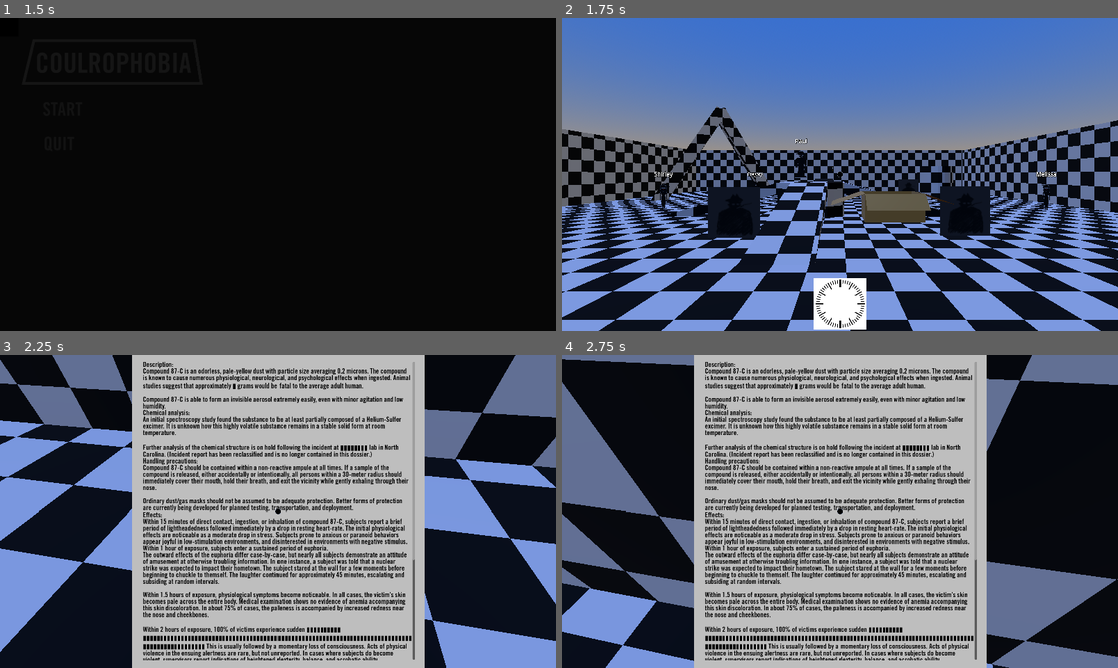
Above: before the commit, frames 1-4 (two rows, left to right).
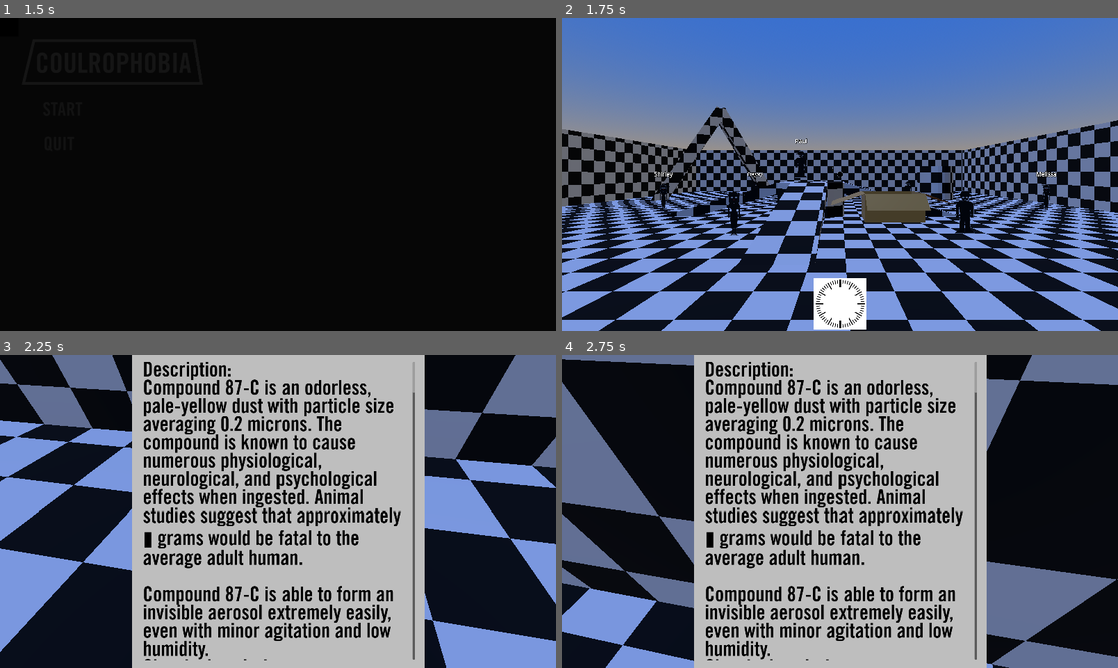
Above: after the commit, the same moments.

Repository: apet2929/brackeys-jam-16
Game: Godot game, scene res://scenes/main_menu.tscn
Same seed, same stepped clock (60 frames per second), same inputs: the game is played once before the commit and once after it. Video files are missing from this copy of the repository; at most half a second of black plays in their place.
Inputs (mouse positions are in pixels of both pictures, inside the frame that each line leads up to):
- Up to frame 1 (1.5 s): click "START" at 0.5 s; click "START" at 1.25 s
- Up to frame 2 (1.75 s): no input
- Up to frame 3 (2.25 s): move the mouse to (305, 511) at 2.02 s; hold W (forward) from 2.03 s (still down); hold Tab (tab) from 2.03 s (still down); right-click (305, 511) at 2.1 s; click (305, 511) at 2.17 s
- Up to frame 4 (2.75 s): keep holding W (forward); keep holding Tab (tab); tap Space (jump) at 2.27 s

Frame 1 is identical in both runs. In frame 2, 1.3% of the frame differs, in the area x 26-77%, y 51-71%; in frame 3, 20%, in the area x 25-75%, y 2-98%; in frame 4, 20%.

Commit message:
Ending implemented

Diff:
--- a/project.godot
+++ b/project.godot
@@ -64,6 +64,7 @@
 interact={
 "deadzone": 0.2,
 "events": [Object(InputEventMouseButton,"resource_local_to_scene":false,"resource_name":"","device":-1,"window_id":0,"a …(257 unchanged characters)…
+, Object(InputEventMouseButton,"resource_local_to_scene":false,"resource_name":"","device":-1,"window_id":0,"alt_pressed":false,"shift_pressed":false,"ctrl_pressed":false,"meta_pressed":false,"button_mask":1,"position":Vector2(124, 21),"global_position":Vector2(133, 69),"factor":1.0,"button_index":1,"canceled":false,"pressed":true,"double_click":false,"script":null)
 ]
 }
 crouch={
--- a/scenes/main.tscn
+++ b/scenes/main.tscn
@@ -72,6 +72,9 @@
 [node name="Main" type="Node3D" unique_id=733717212]
 script = ExtResource("1_o5qli")
 
+[node name="fade_transition" parent="." unique_id=15383382 instance=ExtResource("2_eb6dy")]
+visible = false
+
 [node name="UI" type="Control" parent="." unique_id=1313477241]
 unique_name_in_owner = true
 process_mode = 3
@@ -132,7 +135,7 @@
 grow_vertical = 2
 theme = ExtResource("4_0ld40")
 theme_override_colors/default_color = Color(0, 0, 0, 1)
-theme_override_font_sizes/normal_font_size = 24
+theme_override_font_sizes/normal_font_size = 70
 text = "Description:
 Compound 87-C is an odorless, pale-yellow dust with particle size averaging 0.2 microns. The compound is known to cause numerous physiological, neurological, and psychological effects when ingested. Animal studies suggest that approximately ▮ grams would be fatal to the average adult human.
 
@@ -161,6 +164,58 @@
 On August 23, 1953, a copy of indecent report 87-C-NC1 was reported missing from a secure compartmentalized information …(573 unchanged characters)…
 "
 
+[node name="EndScreen" type="ColorRect" parent="UI" unique_id=993794003]
+unique_name_in_owner = true
+visible = false
+layout_mode = 1
+anchors_preset = 15
+anchor_right = 1.0
+anchor_bottom = 1.0
+grow_horizontal = 2
+grow_vertical = 2
+color = Color(0.74509805, 0.74509805, 0.74509805, 1)
+
+[node name="EndTitle" type="Label" parent="UI/EndScreen" unique_id=263905110]
+unique_name_in_owner = true
+visible = false
+layout_mode = 1
+anchors_preset = 13
+anchor_left = 0.5
+anchor_right = 0.5
+anchor_bottom = 1.0
+offset_left = -569.0
+offset_top = 99.0
+offset_right = 574.0
+offset_bottom = -40.0
+grow_horizontal = 2
+grow_vertical = 2
+theme = ExtResource("4_0ld40")
+theme_override_colors/font_color = Color(0, 0, 0, 1)
+text = "Congratulations"
+horizontal_alignment = 1
+
+[node name="EndText" type="Label" parent="UI/EndScreen" unique_id=1071001341]
+unique_name_in_owner = true
+visible = false
+custom_minimum_size = Vector2(100, 100)
+layout_mode = 1
+anchors_preset = 13
+anchor_left = 0.5
+anchor_right = 0.5
+anchor_bottom = 1.0
+offset_left = -553.0
+offset_top = 275.0
+offset_right = 556.0
+offset_bottom = -72.0
+grow_horizontal = 2
+grow_vertical = 2
+theme = ExtResource("4_0ld40")
+theme_override_colors/font_color = Color(0, 0, 0, 1)
+theme_override_font_sizes/font_size = 70
+text = "You win you win you win you win you "
+horizontal_alignment = 1
+autowrap_mode = 2
+
 [node name="Player" parent="." unique_id=1432795309 instance=ExtResource("3_jyhfs")]
 unique_name_in_owner = true
 transform = Transform3D(1, 0, 0, 0, 1, 0, 0, 0, 1, -1.1561297, -1.8304473, 16.073414)
@@ -203,7 +258,6 @@
 
 [node name="Paul" parent="." unique_id=2075161850 groups=["interactable"] instance=ExtResource("6_o6xl0")]
 transform = Transform3D(-1, 0, -8.742278e-08, 0, 1, 0, 8.742278e-08, 0, -1, -3.7587123, -0.2755193, 0)
-speed = 5
 npc_name = "Paul"
 texture = ExtResource("11_jbj1t")
 nav_group_name = "nav_group_1"
@@ -211,7 +265,6 @@
 
 [node name="Shirley" parent="." unique_id=2069918465 groups=["interactable"] instance=ExtResource("6_o6xl0")]
 transform = Transform3D(-0.63916266, 0, -0.76907164, 0, 1, 0, 0.76907164, 0, -0.63916266, -13.056808, -2.5638976, 0)
-speed = 5
 npc_name = "Shirley"
 texture = ExtResource("12_jkv2x")
 nav_group_name = "nav_group_1"
@@ -219,7 +272,6 @@
 
 [node name="Gregory" parent="." unique_id=765834564 groups=["interactable"] instance=ExtResource("6_o6xl0")]
 transform = Transform3D(-0.9353352, 0, 0.35376275, 0, 1, 0, -0.35376275, 0, -0.9353352, -9.591292, -2.5638976, -7.5988407)
-speed = 5
 npc_name = "Gregory"
 texture = ExtResource("11_jbj1t")
 nav_group_name = "nav_group_1"
@@ -227,7 +279,6 @@
 
 [node name="Melissa" parent="." unique_id=1184566875 groups=["interactable"] instance=ExtResource("6_o6xl0")]
 transform = Transform3D(0.863735, 0, 0.5039462, 0, 1, 0, -0.5039462, 0, 0.863735, 12.760259, -2.5638976, 0)
-speed = 5
 npc_name = "Melissa"
 texture = ExtResource("12_jkv2x")
 nav_group_name = "nav_group_1"
@@ -235,27 +286,27 @@
 
 [node name="npc5" parent="." unique_id=379208571 groups=["interactable"] instance=ExtResource("6_o6xl0")]
 transform = Transform3D(0.8558364, 0, -0.51724666, 0, 1, 0, 0.51724666, 0, 0.8558364, -5.3361063, -2.5638976, 6.660204)
-speed = 5
+texture = ExtResource("12_jkv2x")
 nav_group_name = "nav_group_1"
 
 [node name="npc6" parent="." unique_id=1437014231 groups=["interactable"] instance=ExtResource("6_o6xl0")]
 transform = Transform3D(0.999576, 0, -0.029119164, 0, 1, 0, 0.029119164, 0, 0.999576, 3.9465466, -2.5638976, 6.3275394)
-speed = 5
+texture = ExtResource("11_jbj1t")
 nav_group_name = "nav_group_1"
 
 [node name="npc7" parent="." unique_id=6609789 groups=["interactable"] instance=ExtResource("6_o6xl0")]
 transform = Transform3D(-0.9758243, 0, -0.2185565, 0, 1, 0, 0.2185565, 0, -0.9758243, 5.6871934, -2.5638967, -7.914255)
-speed = 5
+texture = ExtResource("11_jbj1t")
 nav_group_name = "nav_group_1"
 
 [node name="npc8" parent="." unique_id=558792318 groups=["interactable"] instance=ExtResource("6_o6xl0")]
 transform = Transform3D(-0.83088654, 0, -0.5564419, 0, 1, 0, 0.5564419, 0, -0.83088654, -2.9630713, -2.5638976, -11.398418)
-speed = 5
+texture = ExtResource("11_jbj1t")
 nav_group_name = "nav_group_1"
 
 [node name="npc9" parent="." unique_id=1602290215 groups=["interactable"] instance=ExtResource("6_o6xl0")]
 transform = Transform3D(-0.46567938, 0, -0.8849535, 0, 1, 0, 0.8849535, 0, -0.46567938, -7.656568, -2.5638957, 12.559067)
-speed = 5
+texture = ExtResource("11_jbj1t")
 nav_group_name = "nav_group_1"
 
 [node name="navigation_markers" type="Node3D" parent="." unique_id=1619862232]
@@ -273,6 +324,3 @@
 
 [node name="candle" parent="." unique_id=1835713593 instance=ExtResource("12_trceg")]
 transform = Transform3D(1, 0, 0, 0, 1, 0, 0, 0, 1, -1.5782671, 0, 1.3620542)
-
-[node name="fade_transition" parent="." unique_id=15383382 instance=ExtResource("2_eb6dy")]
-visible = false
--- a/scenes/player.tscn
+++ b/scenes/player.tscn
@@ -39,6 +39,7 @@
 transform = Transform3D(1, 0, 0, 0, 1, 0, 0, 0, 1, 0, -0.98, -0.806)
 
 [node name="CanvasLayer" type="CanvasLayer" parent="." unique_id=1566568706]
+unique_name_in_owner = true
 
 [node name="BoxContainer" type="BoxContainer" parent="CanvasLayer" unique_id=1296070634]
 anchors_preset = 8
--- a/scripts/dialogue/controllers/cc_gregory.gd
+++ b/scripts/dialogue/controllers/cc_gregory.gd
@@ -9,7 +9,10 @@
 	await super.display_next()
 
 	if self.current_cutscene.last_response != null:
+		if self.current_cutscene.last_response.ending == "accused":
+			Globals.main.accuse("Gregory")
 		if self.current_cutscene.last_response.ending == "aliens_revealed":
+			print("ALIENS")
 			Globals.knows_aliens = true
 		if self.current_cutscene.index == 0:
 			if Globals.knows_happy_effects:
--- a/scripts/dialogue/controllers/cc_melissa.gd
+++ b/scripts/dialogue/controllers/cc_melissa.gd
@@ -8,4 +8,8 @@
 func display_next():
 	await super.display_next()
 
+	if self.current_cutscene.last_response != null:
+		if self.current_cutscene.last_response.ending == "accused":
+			Globals.main.accuse("Melissa")
+
 	super.advance_cutscene()
--- a/scripts/dialogue/controllers/cc_paul.gd
+++ b/scripts/dialogue/controllers/cc_paul.gd
@@ -9,6 +9,8 @@
 	await super.display_next()
 
 	if self.current_cutscene.last_response != null:
+		if self.current_cutscene.last_response.ending == "accused":
+			Globals.main.accuse("Paul")
 		if self.current_cutscene.last_response.ending == "origin_revealed":
 			Globals.knows_origin = true
 		if self.current_cutscene.index == 0:
--- a/scripts/dialogue/controllers/cc_shirley.gd
+++ b/scripts/dialogue/controllers/cc_shirley.gd
@@ -9,6 +9,8 @@
 	await super.display_next()
 
 	if self.current_cutscene.last_response != null:
+		if self.current_cutscene.last_response.ending == "accused":
+			Globals.main.accuse("Shirley")
 		if self.current_cutscene.last_response.ending == "effects_revealed":
 			Globals.knows_happy_effects = true
 			print("SET HAPPY EFFECTS")
--- a/scripts/dialogue/cutscenes/gregory_cutscene_0.gd
+++ b/scripts/dialogue/cutscenes/gregory_cutscene_0.gd
@@ -17,6 +17,8 @@
 		SpeakerLines.Response.new("Nice to meet you, I suppose. What's your name?", line_2),
 		SpeakerLines.Response.new("Are you feeling alright?", line_3)
 	]
+	if Globals.accusable():
+		self.dialogue_root.response_options.append(SpeakerLines.Response.new("I know you're the leaker Gregory, you're coming with me.", SpeakerLines.new("Gregory", ["HAHAHAHAHHAA!!! IDIOT!!!"]), "accused"))
 
 	line_1.response_options = [
 		SpeakerLines.Response.new("I, uh, appreciate the advice. Buddy.", SpeakerLines.new("Gregory", ["You better appreciate it. None of us will make it through the night without a few drinks"]))
--- a/scripts/dialogue/cutscenes/gregory_cutscene_happy.gd
+++ b/scripts/dialogue/cutscenes/gregory_cutscene_happy.gd
@@ -18,7 +18,9 @@
 		SpeakerLines.Response.new("What's up Gregory. Did you see anything cool lately? Maybe government agents?", line_2),
 		SpeakerLines.Response.new("Yeah nevermind I'm not dealing with this", line_3)
 	] as Array[SpeakerLines.Response]
+	if Globals.accusable():
+		self.dialogue_root.response_options.append(SpeakerLines.Response.new("I know you're the leaker Gregory, you're coming with me.", SpeakerLines.new("Gregory", ["HAHAHAHAHHAA!!! IDIOT!!!"]), "accused"))
 
 	line_2.response_options = [
-		SpeakerLines.Response.new("That's rough man, I'm sorry. I really am.", null, "aliens_revealed")
+		SpeakerLines.Response.new("That's rough man, I'm sorry. I really am.", SpeakerLines.new("Gregory", ["wine time"]), "aliens_revealed")
 	] as Array[SpeakerLines.Response]
--- a/scripts/dialogue/cutscenes/melissa_cutscene_0.gd
+++ b/scripts/dialogue/cutscenes/melissa_cutscene_0.gd
@@ -18,6 +18,9 @@
 		SpeakerLines.Response.new("Sorry if I'm bothering you. I'm Michael. I own the city's steel plant.", line_2),
 		SpeakerLines.Response.new("Excuse me, are you Melissa Machiavelli? I'm a campaign manager for some of the state's representatives and I'd be interested in speaking with you.", line_3)
 	]
+	if Globals.accusable():
+		self.dialogue_root.response_options.append(SpeakerLines.Response.new("I know you're the leaker Melissa, you're coming with me.", SpeakerLines.new("Melissa", ["Leaker? What the hell are you talking about? Get away from me!"]), "accused"))
+
 
 	line_1.next_line = SpeakerLines.new("You", ["Damn."], self.player_dialogue_scene)
 
--- a/scripts/dialogue/cutscenes/paul_cutscene_0.gd
+++ b/scripts/dialogue/cutscenes/paul_cutscene_0.gd
@@ -12,20 +12,23 @@
 	)
 	var line_1 = SpeakerLines.new("Paul", ["You should see what else these people blow our money on. Some of it sounds closer to insanity than helping the public."])
 	var line_2 = SpeakerLines.new("Paul", ["You bet. I'm with the New York Paper so they shuttle me around to all these fancy events. Bores me half to death. My coworker Shirley still enjoys these but there's only so many you can take before it all looks the same."])
-	var line_3 = SpeakerLines.new("Paul", ["Hah, I could use another drink after all this meaningless chatter. Hopefully this will be the one that knocks me out."])
+	var line_3 = SpeakerLines.new("Paul", ["Hah, I could use another drink after all this meaningless chatter. I swore off alcohol but they're the only thing that'll keep me from throwing out my back laughing haha."])
 	self.dialogue_root.response_options = [
 		SpeakerLines.Response.new("Talk about a good use of tax dollars.", line_1),
 		SpeakerLines.Response.new("I've seen better. You come to these things often?", line_2),
 		SpeakerLines.Response.new("I'll know if it's a good party or not once I try the wine. Care to join me?", line_3, "drunk")
 	]
 
-	var origin_reveal = SpeakerLines.new("Paul", ["Oh yeah, you bet. We're planning a big story about some sort of a chemical weapon out of a North Carolina lab. Part of the reason I'm here is to build connections for when we start interviewing people for comments."])
+	if Globals.accusable():
+		self.dialogue_root.response_options.append(SpeakerLines.Response.new("I know you're the leaker Paul, you're coming with me.", SpeakerLines.new("Paul", ["Fine. Take me away. It won't save you from the truth that will be revealed"]), "accused"))
+
+	var origin_reveal = SpeakerLines.new("Paul", ["Oh yeah, you bet. We're planning a big story about some sort of a chemical weapon out of a North Carolina lab. Part of the reason I'm here is to build connections for when we start interviewing people for comments. It's a valuable story to me since my family lives back there. I visit them all the time and couldn't fathom a chemical attack over there."])
 	origin_reveal.response_options = [
 		SpeakerLines.Response.new("Thanks for the info man, and good luck with the story.", SpeakerLines.new("Paul", ["Anytime. Just make sure to pick up our paper come Monday."]), "origin_revealed")
 	] as Array[SpeakerLines.Response]
 
 	line_1.response_options = [
-		SpeakerLines.Response.new("I get what you mean. Any incidents of note recently?", SpeakerLines.new("Paul", ["Nope, or at least not anything I can say before publishing, haha."])),
+		SpeakerLines.Response.new("I get what you mean. Any incidents of note recently?", SpeakerLines.new("Paul", ["Nope, or at least not anything I can say publically. I have a security clearance after all, so it's a tight line to walk with my reporting work."])),
 		SpeakerLines.Response.new("Have you heard anything about some sort of secret project getting leaked to the public?", origin_reveal)
 	] as Array[SpeakerLines.Response]
 
--- a/scripts/dialogue/cutscenes/paul_cutscene_1.gd
+++ b/scripts/dialogue/cutscenes/paul_cutscene_1.gd
@@ -18,6 +18,8 @@
 		self.dialogue_root.response_options.append(SpeakerLines.Response.new("Have you heard anything about a lethal version of laughing gas? I figure your media connections might still have something.", effects_line))
 	if Globals.knows_aliens:
 		self.dialogue_root.response_options.append(SpeakerLines.Response.new("I've heard there was some sort of an alien spacecraft that landed out West. Any veracity to that claim or is it just hillbilly tales?", aliens_line))
+	if Globals.accusable():
+		self.dialogue_root.response_options.append(SpeakerLines.Response.new("I know you're the leaker Paul, you're coming with me.", SpeakerLines.new("Paul", ["Fine. Take me away. It won't save you from the truth that will be revealed"]), "accused"))
 
 	effects_line.response_options = [
 		SpeakerLines.Response.new("Thanks for the info man, and good luck with the story.", SpeakerLines.new("Paul", ["Anytime. Just make sure to pick up our paper come Monday."]), "origin_revealed")
--- a/scripts/dialogue/cutscenes/shirley_cutscene_0.gd
+++ b/scripts/dialogue/cutscenes/shirley_cutscene_0.gd
@@ -15,6 +15,8 @@
 		SpeakerLines.Response.new("Nice to meet you Shirley. What brings you to this party?", line_1),
 		SpeakerLines.Response.new("The paper huh. Any interesting stories lately?", line_2),
 	]
+	if Globals.accusable():
+		self.dialogue_root.response_options.append(SpeakerLines.Response.new("I know you're the leaker Shirley, you're coming with me.", SpeakerLines.new("Shirley", ["Uh what? I haven't even covered any stories yet, how could I leak anything?"]), "accused"))
 
 	var worthless = SpeakerLines.new("Shirley", ["You probably could've guessed, it's just journalism. I'm hoping to get some good use out of it, but these people don't have much information.",
 												 "The only people who haven't brushed me off are Gregory and you, but I'm preeeetty sure Gregory is crazy."])
--- a/scripts/dialogue/responses_container.gd
+++ b/scripts/dialogue/responses_container.gd
@@ -39,10 +39,10 @@
 	if len(responses) <= 0:
 		return
 
-	if Input.is_action_just_pressed("interact"):
+	if Input.is_action_just_released("interact"):
 		Globals.ui.on_response_selected(responses[selected_response_idx].response)
 		self.reset()
-	if Input.is_action_just_pressed("forward"):
+	if Input.is_action_just_released("forward"):
 		set_selected((selected_response_idx - 1) % len(responses))
-	if Input.is_action_just_pressed("back"):
+	if Input.is_action_just_released("back"):
 		set_selected((selected_response_idx + 1) % len(responses))
--- a/scripts/globals.gd
+++ b/scripts/globals.gd
@@ -40,3 +40,6 @@
 
 		print(main)
 		print(ui)
+
+func accusable() -> bool:
+	return knows_origin && knows_happy_effects && knows_aliens
--- a/scripts/main.gd
+++ b/scripts/main.gd
@@ -7,6 +7,7 @@
 signal current_time_updated(new_current_time)
 var current_time = 0.0
 const MAX_TIME = 100
+var game_over = false
 
 # In web builds, we can't capture mouse input until atleast 1 input event is registered
 var first_input_captured = false
@@ -21,7 +22,10 @@
 
 func _input(event: InputEvent) -> void:
 	if event is InputEventMouseButton and event.pressed:
-		Input.mouse_mode = Input.MOUSE_MODE_CAPTURED
+		if game_over:
+			get_tree().quit()
+		else:
+			Input.mouse_mode = Input.MOUSE_MODE_CAPTURED
 	if !first_input_captured:
 		first_input_captured = true
 		Input.mouse_mode = Input.MOUSE_MODE_CAPTURED
@@ -29,9 +33,11 @@
 	if event.is_action_released("ui_cancel"):
 		Input.mouse_mode = Input.MOUSE_MODE_VISIBLE
 	if event.is_action_pressed("tab"):
+		%Player.hide_ui()
 		%DossierBG.visible = true
 		%Dossier.visible = true
 	if event.is_action_released("tab"):
+		%Player.unhide_ui()
 		%DossierBG.visible = false
 		%Dossier.visible = false
 
@@ -46,6 +52,20 @@
 	if knows_aliens:
 		%Dossier.text += "Substance came from an alien landing\n"
 
+func accuse(person: String) -> void:
+	%Player.hide_ui()
+	%EndScreen.visible = true
+	%EndTitle.visible = true
+	%EndText.visible = true
+	game_over = true
+	Input.mouse_mode = Input.MOUSE_MODE_VISIBLE
+	if person == "Paul":
+		%EndTitle.text = "YOU WIN!"
+		%EndText.text = "Paul was the leaker. He frequently visited his family near the site in North Carolina, had a security clearance for access, and offhand mentioned excessive laughing."
+	else:
+		%EndTitle.text = "YOU LOSE!"
+		%EndText.text = "Sorry, "+person+" was not the leaker."
+
 func increment_time():
 	current_time += 10
 	current_time_updated.emit(current_time)
--- a/scripts/player.gd
+++ b/scripts/player.gd
@@ -24,17 +24,18 @@
 	%UI.dialogue_start.connect(
 		(func (_arg):
 			self.in_dialogue = true
+			self.hide_ui()
 			%head.in_dialogue = true))
 
 	%UI.dialogue_end.connect(
 		(func ():
 			self.in_dialogue = false
+			self.unhide_ui()
 			%head.in_dialogue = false))
 
 func _physics_process(delta: float) -> void:
 	if not is_on_floor():
 		velocity += get_gravity()*delta
-
 	if not in_dialogue:
 		if currently_held:
 			currently_held.gravity_scale = 0
@@ -182,3 +183,9 @@
 		#t.tween_property($CollisionShape3D, "scale:y", 1, 0.1)
 		t.tween_property($head, "position:y", 1.6, 0.1)
 		crouched = false
+
+func hide_ui():
+	%CanvasLayer.visible = false
+
+func unhide_ui():
+	%CanvasLayer.visible = true
